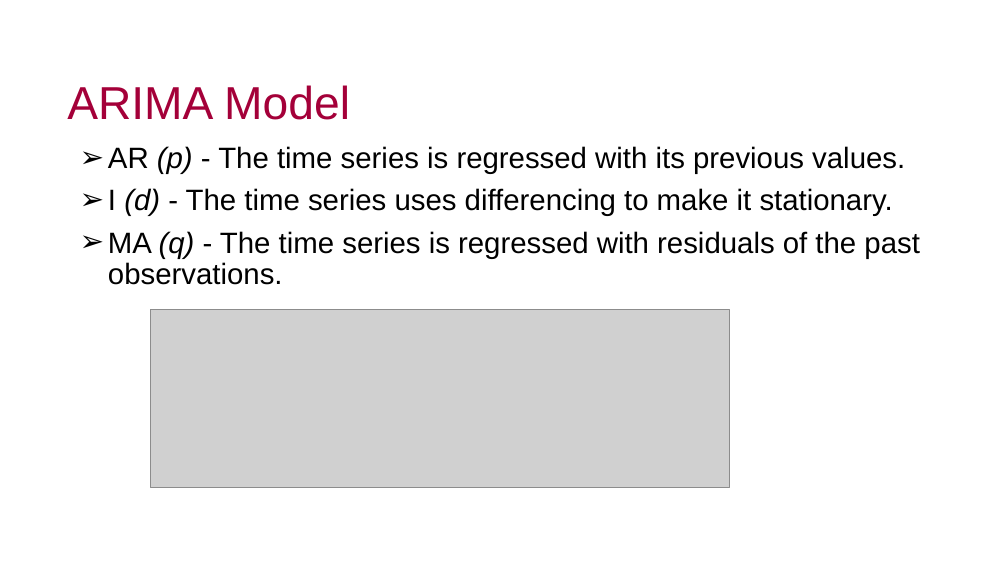
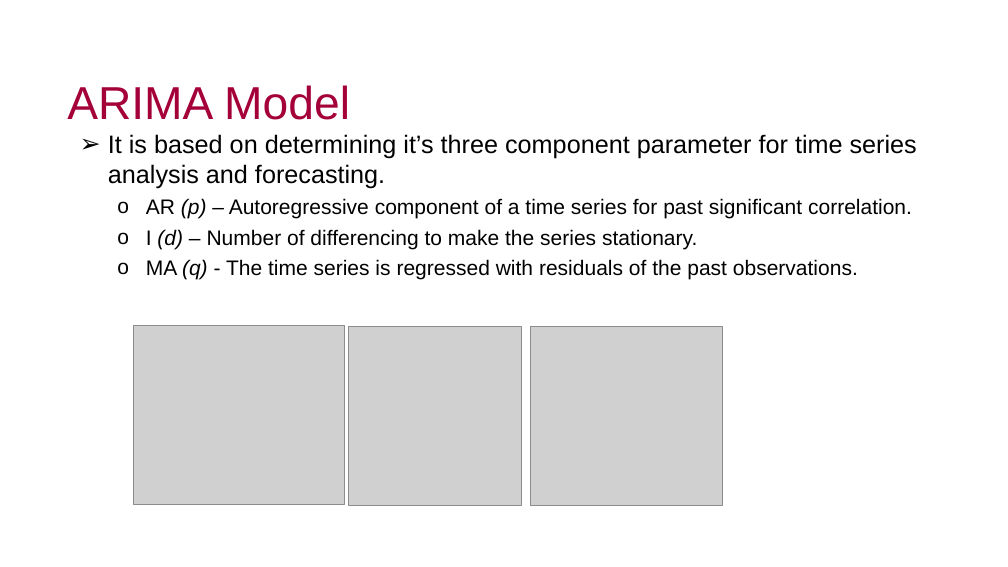
Before and after one commit to j-anne/dissertation-UEL-CN-7000, a slide deck: slide 11 of Thesis_presentation.Unicaf.pptx (slide 14 before the commit). Drawn at 1008x567 pixels with LibreOffice and Linux fonts; fonts in the diff are those of the drawing; grey boxes stand for pictures; background and template pictures are left out. Boxes give left, top, right and bottom in pixels: in the first picture for what was removed or moved away, otherwise in the second. Text is boxed around its words. In the diff, an @@ line names an element or a change of style, - is before the commit and + after.

```diff
--- a/Thesis_presentation.Unicaf.pptx
+++ b/Thesis_presentation.Unicaf.pptx
@@ text "It is based on determining ...": place and size @@
-text "It is based on determining ..." at box(108, 146, 919, 285)
+text "It is based on determining ..." at box(108, 134, 917, 280)
@@ text at box(108, 134, 917, 249): text changed; size 28 to 20 pt @@
-➢ AR (p) - The time series is regressed with its previous values.
-➢ I (d) - The time series uses differencing to make it stationary.
+➢ It is based on determining it’s three component parameter for time series analysis and forecasting.
+  o AR (p) – Autoregressive component of a time series for past significant correlation.
+  o I (d) – Number of differencing to make the series stationary.
@@ text at box(146, 259, 858, 280): size 28 to 20 pt in "MA (q) - The time series is ..."; bullet ➢ to o; list level 1 to 2 in "MA (q) - The time ..."; line spacing 0.9 to 1 @@
@@ picture: place and size @@
-picture at box(150, 309, 729, 488)
+picture at box(133, 326, 344, 504)
@@ picture added at box(349, 327, 522, 505) @@
@@ picture added at box(531, 327, 723, 505) @@
```
Also in this commit, not shown: 16 other slides changed, 6 slides added, 2 slides removed.
